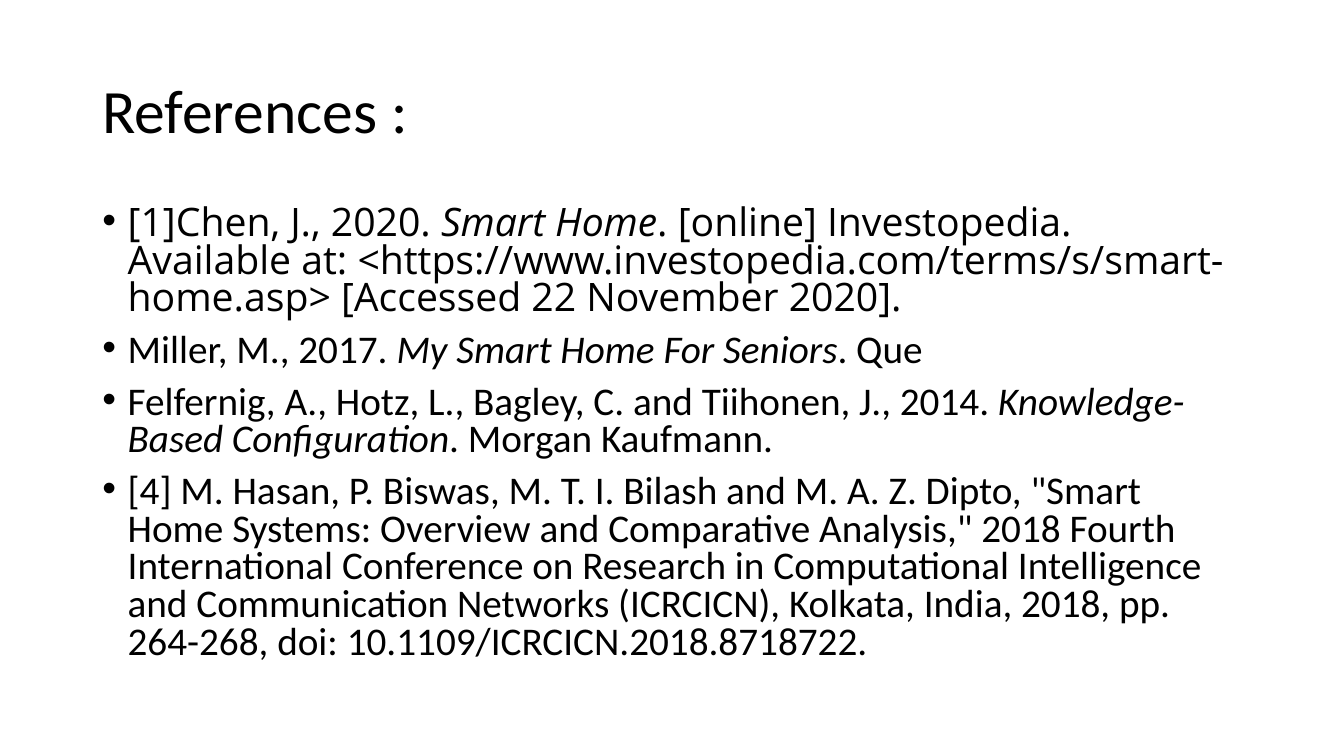
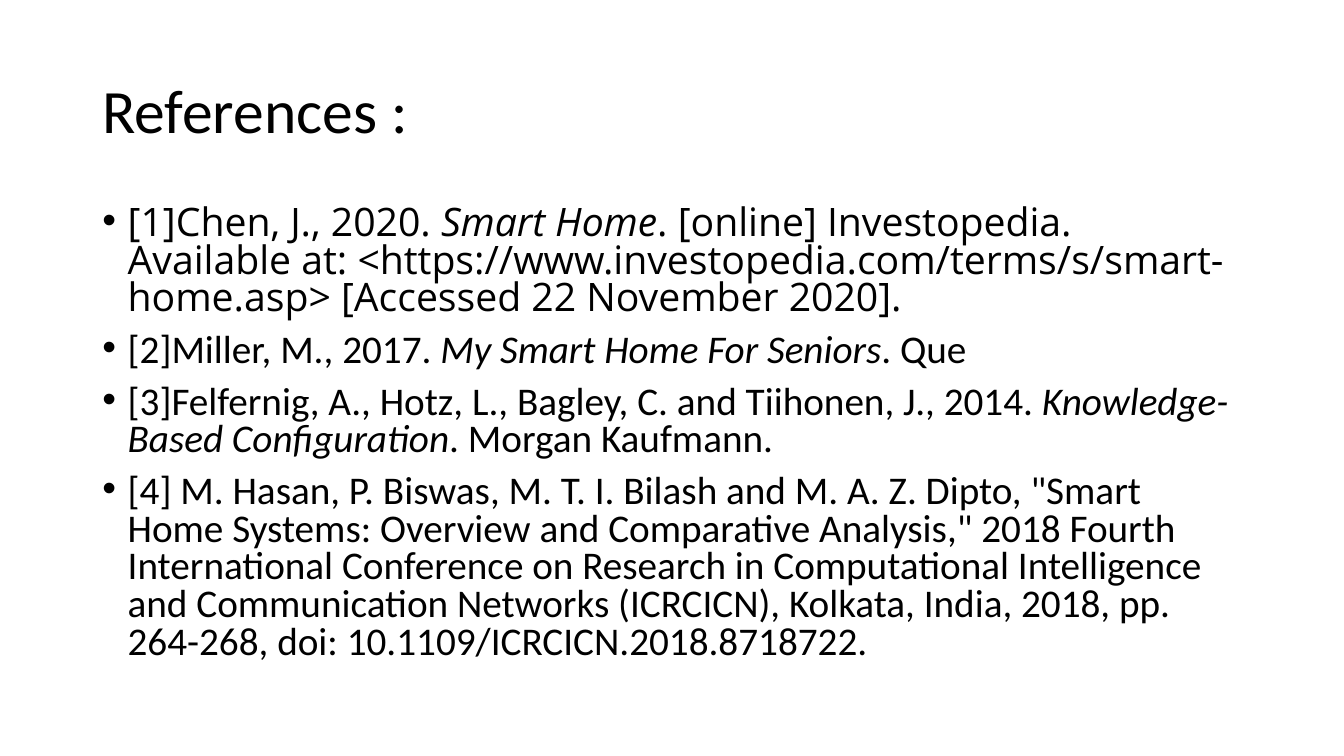
Before and after one commit to Microcontroller-Team-1/winter20-21, a slide deck: slide 18 of Smart Home TeamNoobcoder.pptx. Drawn at 1344x756 pixels with LibreOffice and Linux fonts; fonts in the diff are those of the drawing. Boxes give left, top, right and bottom in pixels: in the first picture for what was removed or moved away, otherwise in the second. Text is boxed around its words. In the diff, an @@ line names an element or a change of style, - is before the commit and + after.

```diff
--- a/Smart Home TeamNoobcoder.pptx
+++ b/Smart Home TeamNoobcoder.pptx
@@ text at (x1=128, y1=334, x2=1229, y2=459): text changed @@
-• Miller, M., 2017. My Smart Home For Seniors. Que
-• Felfernig, A., Hotz, L., Bagley, C. and Tiihonen, J., 2014. Knowledge-Based Configuration. Morgan Kaufmann.
+• [2]Miller, M., 2017. My Smart Home For Seniors. Que
+• [3]Felfernig, A., Hotz, L., Bagley, C. and Tiihonen, J., 2014. Knowledge-Based Configuration. Morgan Kaufmann.
```
